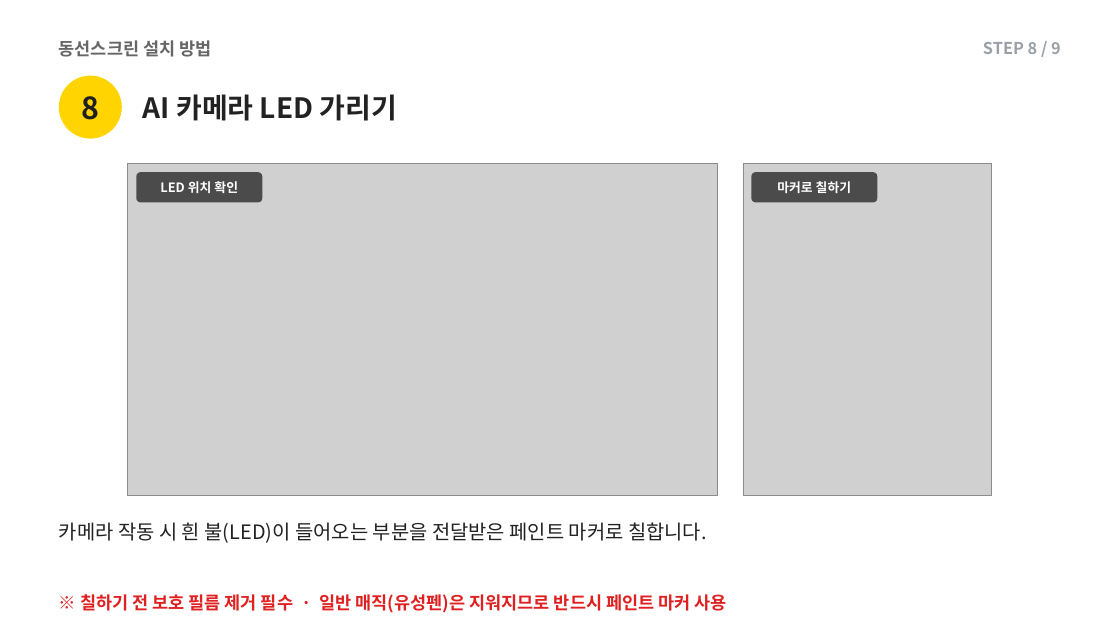
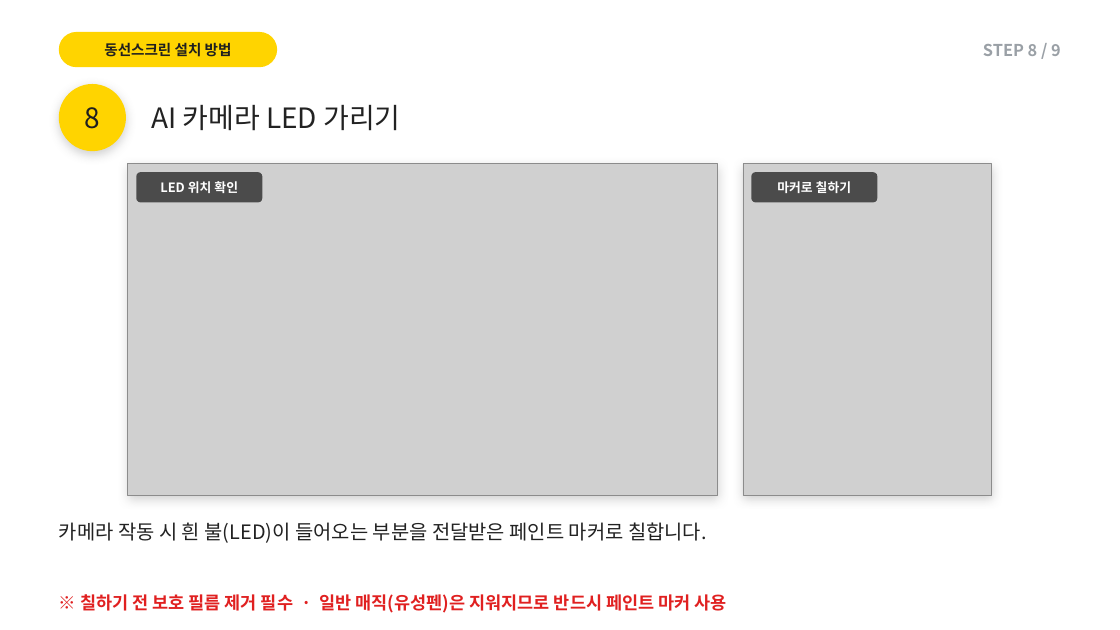
Before and after one commit to alsdn2947/ars, a slide deck: slide 13 of 이마트_AI카메라_설치매뉴얼.pptx. Drawn at 1120x630 pixels with LibreOffice and Linux fonts; fonts in the diff are those of the drawing; grey boxes stand for pictures. Boxes give left, top, right and bottom in pixels: in the first picture for what was removed or moved away, otherwise in the second. Text is boxed around its words. In the diff, an @@ line names an element or a change of style, - is before the commit and + after.

```diff
--- a/이마트_AI카메라_설치매뉴얼.pptx
+++ b/이마트_AI카메라_설치매뉴얼.pptx
@@ text "동선스크린 설치 방법" at [104,42,232,57]: size 15 to 12.5 pt, text colour #666666 to #1F1F1F; alignment left to centre @@
@@ rounded rectangle added at [59,32,277,67], fill #FFD400 @@
@@ text "8": place and size @@
-text "8" at [81,96,99,120]
+text "8" at [85,107,101,129]
@@ text "8" at [85,107,101,129]: size 26 to 24 pt, bold off @@
@@ ellipse: place and size @@
-ellipse at [59,76,122,139]
+ellipse at [59,84,126,151]
@@ ellipse at [59,84,126,151]: shadow on @@
@@ text "AI 카메라 LED 가리기": place and size @@
-text "AI 카메라 LED 가리기" at [143,94,397,121]
+text "AI 카메라 LED 가리기" at [151,105,400,131]
@@ text "AI 카메라 LED 가리기" at [151,105,400,131]: bold off @@
@@ rectangle added at [128,164,718,496], fill #FFFFFF @@
@@ rectangle added at [743,164,991,496], fill #FFFFFF @@
```
Also in this commit, not shown: 24 other slides changed.
